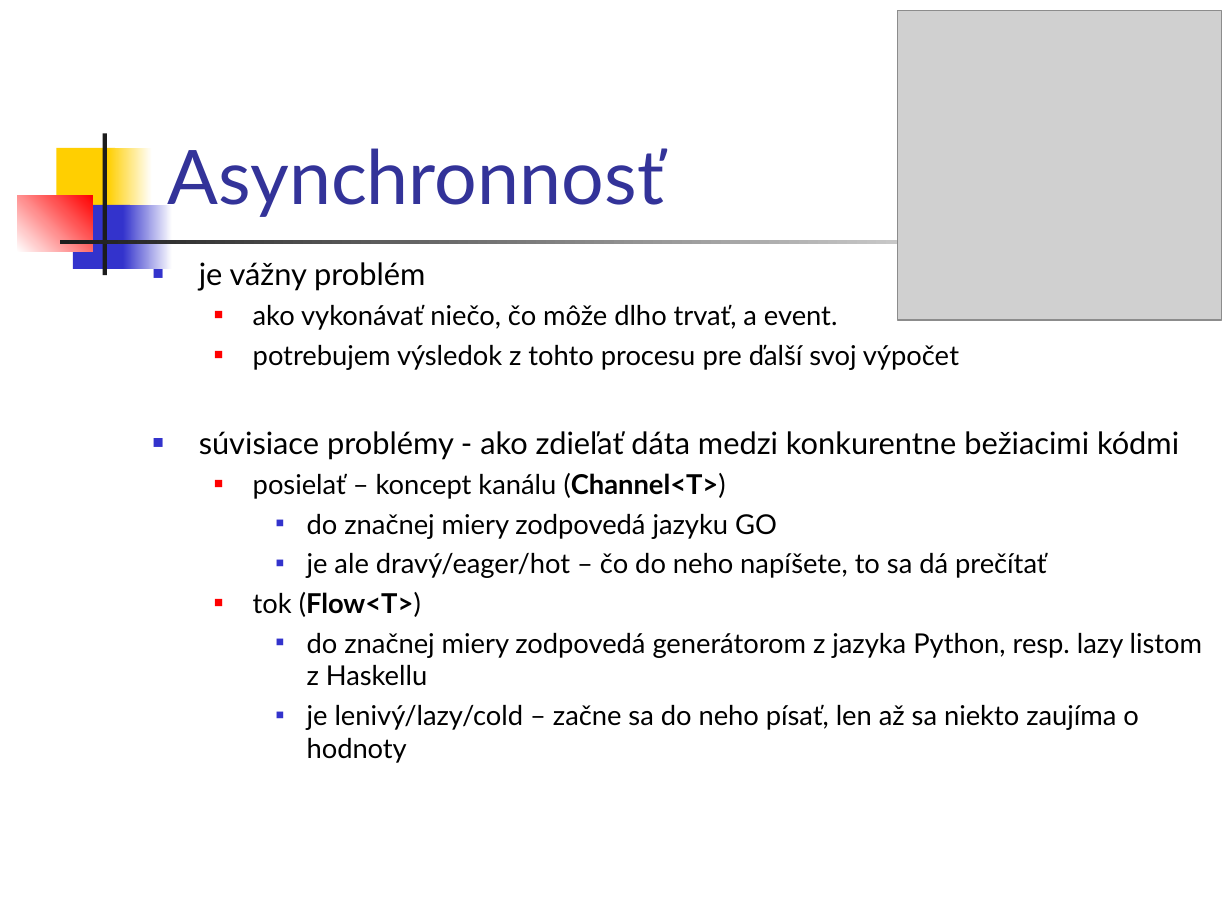
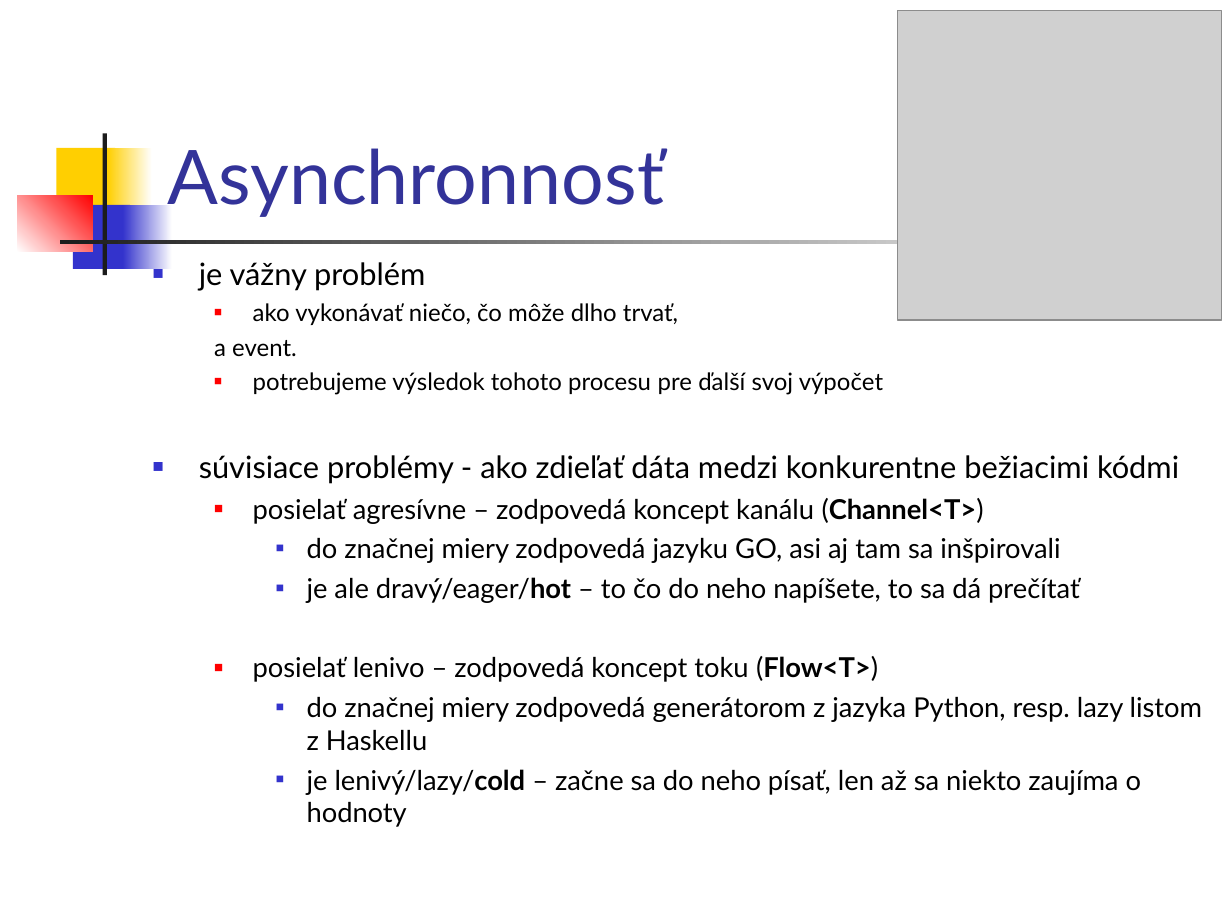
Before and after one commit to vmandro/Prednasky, a slide deck: slide 3 of 10/10A_Android.ppt. Drawn at 1232x924 pixels with LibreOffice and Linux fonts; fonts in the diff are those of the drawing; grey boxes stand for pictures. Boxes give left, top, right and bottom in pixels: in the first picture for what was removed or moved away, otherwise in the second. Text is boxed around its words. In the diff, an @@ line names an element or a change of style, - is before the commit and + after.

```diff
--- a/10/10A_Android.ppt
+++ b/10/10A_Android.ppt
@@ text at (214, 303, 884, 395): text changed; size 16 to 14 pt @@
-  ■ ako vykonávať niečo, čo môže dlho trvať, a event.
-  ■ potrebujem výsledok z tohto procesu pre ďalší svoj výpočet
+  ■ ako vykonávať niečo, čo môže dlho trvať,
+  a event.
+  ■ potrebujeme výsledok tohoto procesu pre ďalší svoj výpočet
@@ text at (253, 498, 1080, 682): text changed @@
-  ■ posielať – koncept kanálu (Channel<T>)
-    ■ do značnej miery zodpovedá jazyku GO
-    ■ je ale dravý/eager/hot – čo do neho napíšete, to sa dá prečítať
-  ■ tok (Flow<T>)
+  ■ posielať agresívne – zodpovedá koncept kanálu (Channel<T>)
+    ■ do značnej miery zodpovedá jazyku GO, asi aj tam sa inšpirovali
+    ■ je ale dravý/eager/hot – to čo do neho napíšete, to sa dá prečítať
+  ■ posielať lenivo – zodpovedá koncept toku (Flow<T>)
@@ text at (307, 769, 1142, 827): bold on in "lenivý/lazy/cold" @@
```
Also in this commit, not shown: 19 other slides changed, 1 slide added, 1 other file.
